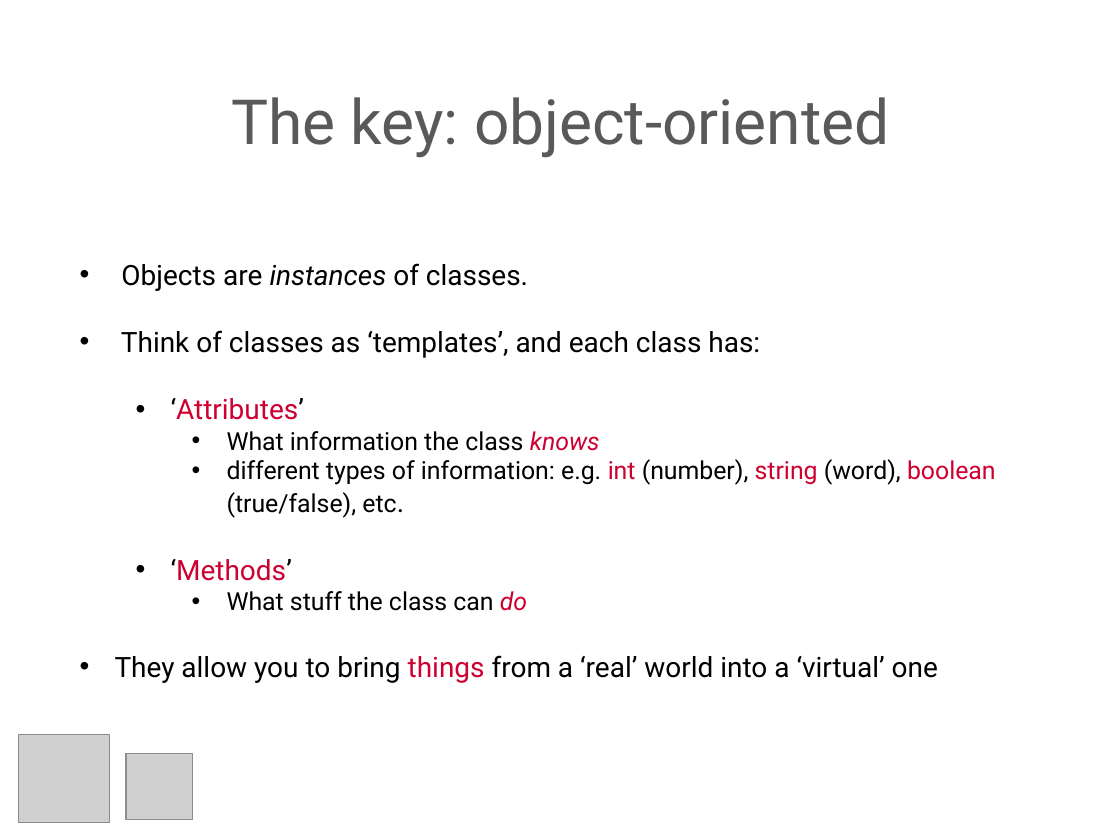
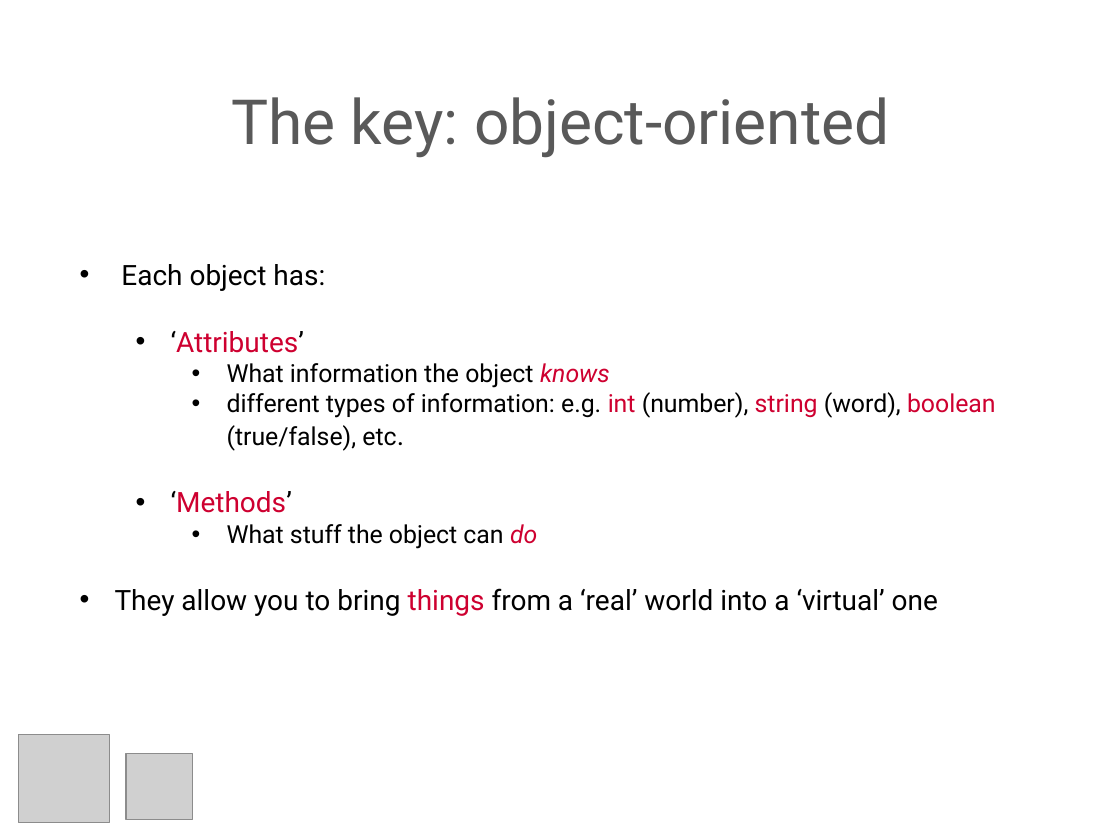
Before and after one commit to flyingsparx/python-ardrone, a slide deck: slide 7 of python_intro.pptx. Drawn at 1120x840 pixels with LibreOffice and Linux fonts; fonts in the diff are those of the drawing; grey boxes stand for pictures. Boxes give left, top, right and bottom in pixels: in the first picture for what was removed or moved away, otherwise in the second. Text is boxed around its words. In the diff, an @@ line names an element or a change of style, - is before the commit and + after.

```diff
--- a/python_intro.pptx
+++ b/python_intro.pptx
@@ text at (x1=121, y1=264, x2=325, y2=291): text changed @@
-• Objects are instances of classes.
-• Think of classes as ‘templates’, and each class has:
+• Each object has:
@@ text at (x1=227, y1=363, x2=610, y2=388): text changed @@
-    • What information the class knows
+    • What information the object knows
@@ text at (x1=227, y1=524, x2=537, y2=549): text changed @@
-    • What stuff the class can do
+    • What stuff the object can do
```
Also in this commit, not shown: 3 other slides changed, 2 slides added, 5 other files.
